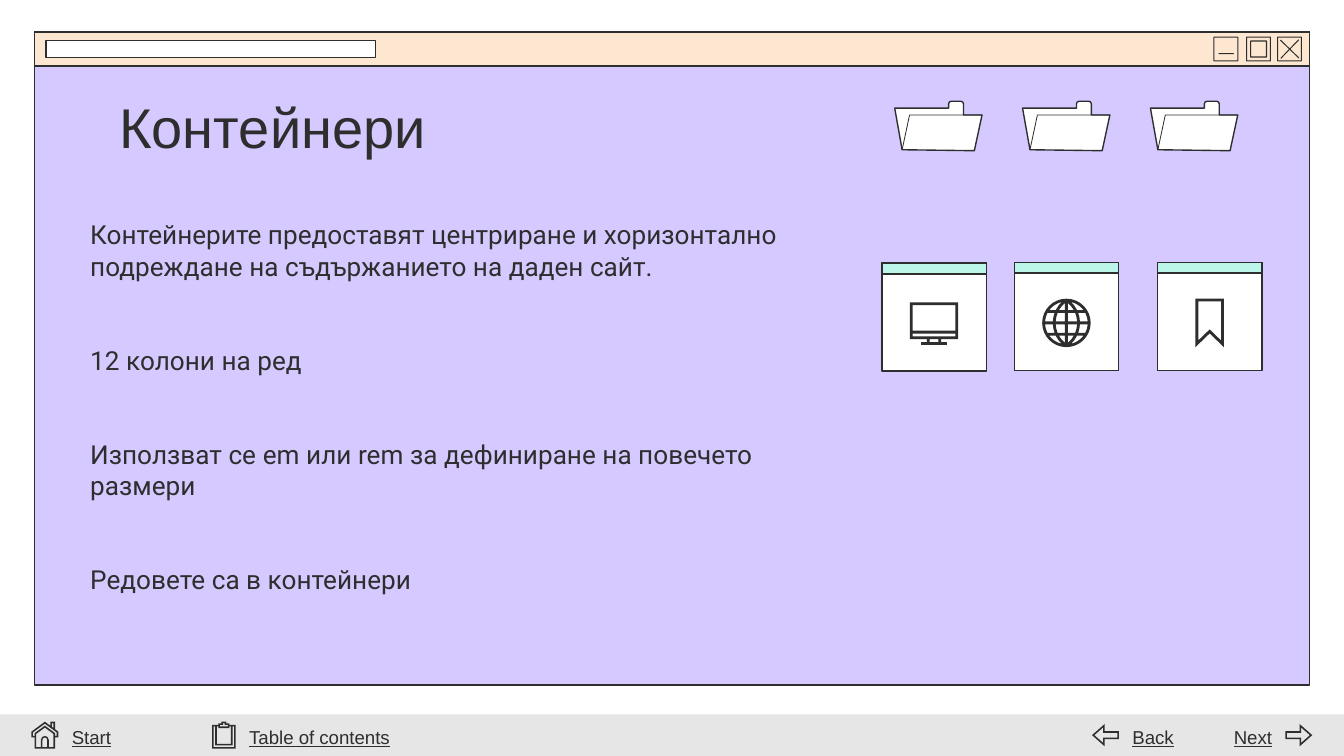
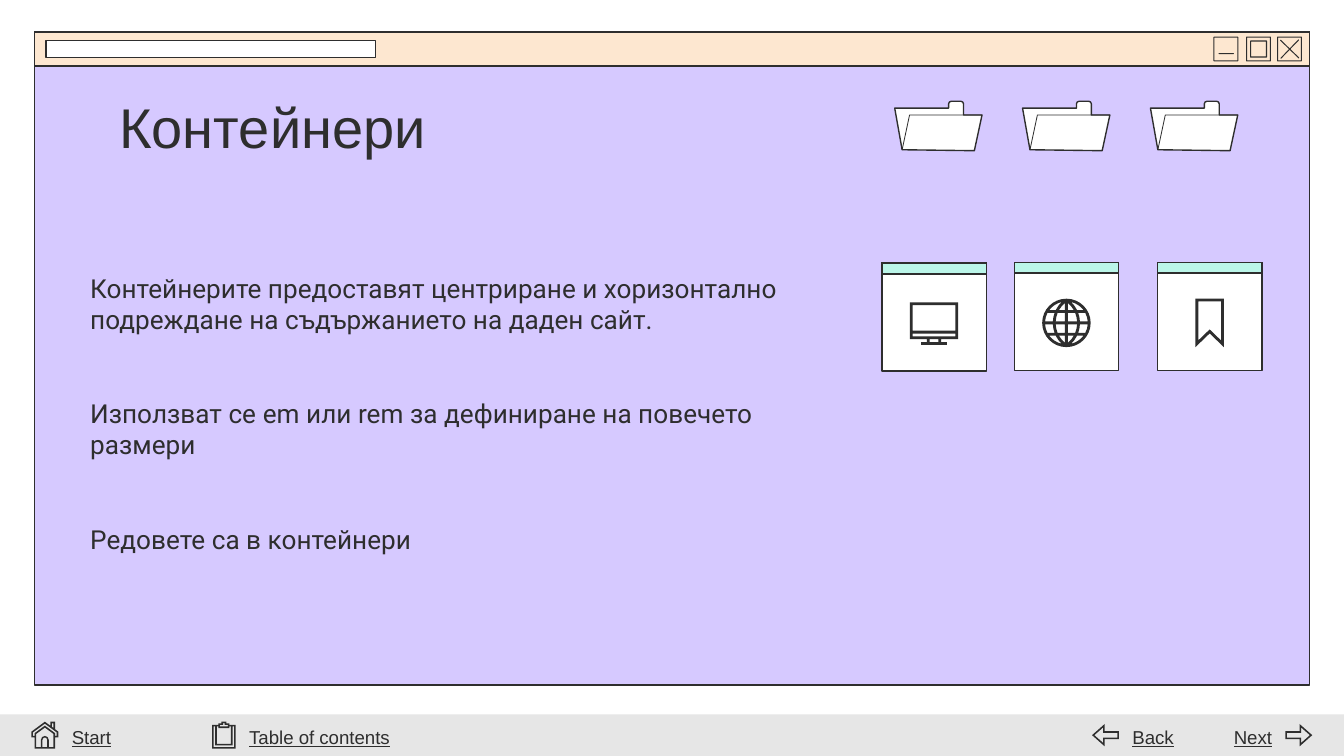
Before and after one commit to stilyana-petrova/12b, a slide deck: slide 11 of IP/Bootstrap/Bootstrap Presentation.pptx. Drawn at 1344x756 pixels with LibreOffice and Linux fonts; fonts in the diff are those of the drawing; background and template pictures are left out. Boxes give left, top, right and bottom in pixels: in the first picture for what was removed or moved away, otherwise in the second. Text is boxed around its words. In the diff, an @@ line names an element or a change of style, - is before the commit and + after.

```diff
--- a/IP/Bootstrap/Bootstrap Presentation.pptx
+++ b/IP/Bootstrap/Bootstrap Presentation.pptx
@@ subtitle "Контейнерите предоставят центриране и хоризонтално ...": place and size @@
-subtitle "Контейнерите предоставят центриране и хоризонтално ..." at (90, 225, 777, 595)
+subtitle "Контейнерите предоставят центриране и хоризонтално ..." at (90, 279, 777, 555)
@@ subtitle at (90, 351, 301, 376): paragraph removed @@
-12 колони на ред
```
Also in this commit, not shown: 10 other slides changed, 7 other files.
